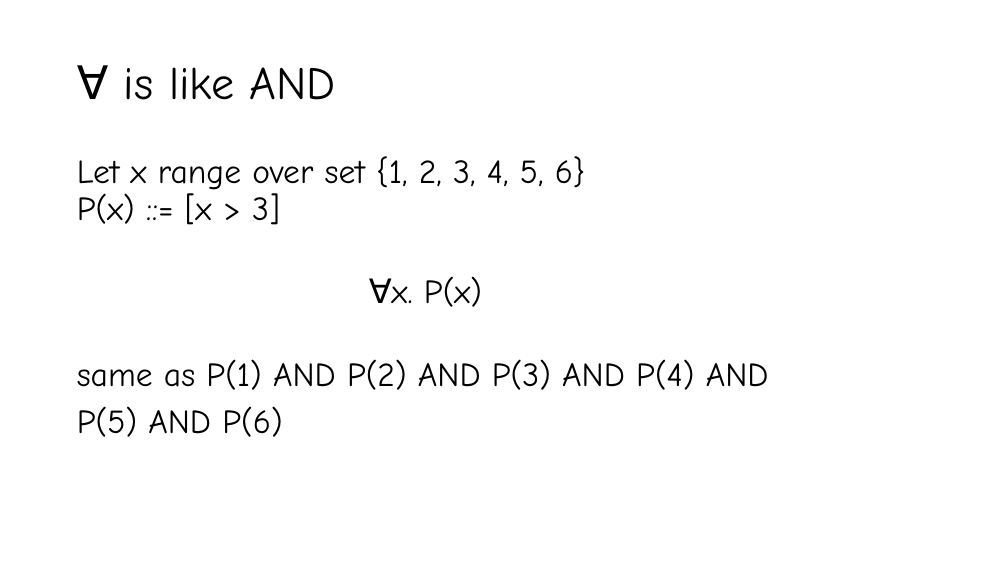
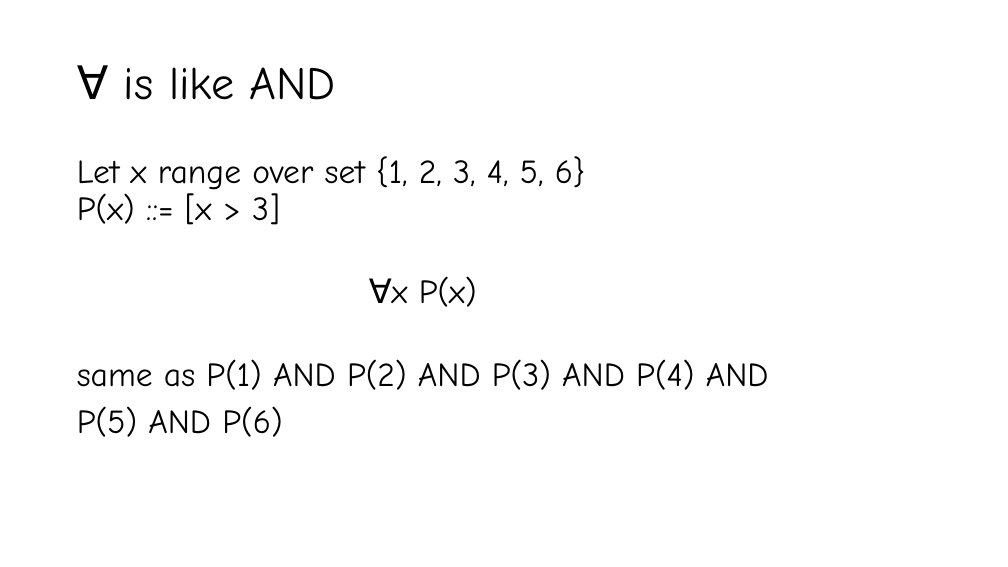
Before and after one commit to YeasirRayhanPrince/yeasirrayhanprince.github.io, a slide deck: slide 4 of cse106/slides/2. Predicate.pptx. Drawn at 1008x567 pixels with LibreOffice and Linux fonts; fonts in the diff are those of the drawing. Boxes give left, top, right and bottom in pixels: in the first picture for what was removed or moved away, otherwise in the second. Text is boxed around its words. In the diff, an @@ line names an element or a change of style, - is before the commit and + after.

```diff
--- a/cse106/slides/2. Predicate.pptx
+++ b/cse106/slides/2. Predicate.pptx
@@ text at [392, 276, 477, 307]: text changed @@
-∀x. P(x)
+∀x P(x)
```
Also in this commit, not shown: 2 other files.
